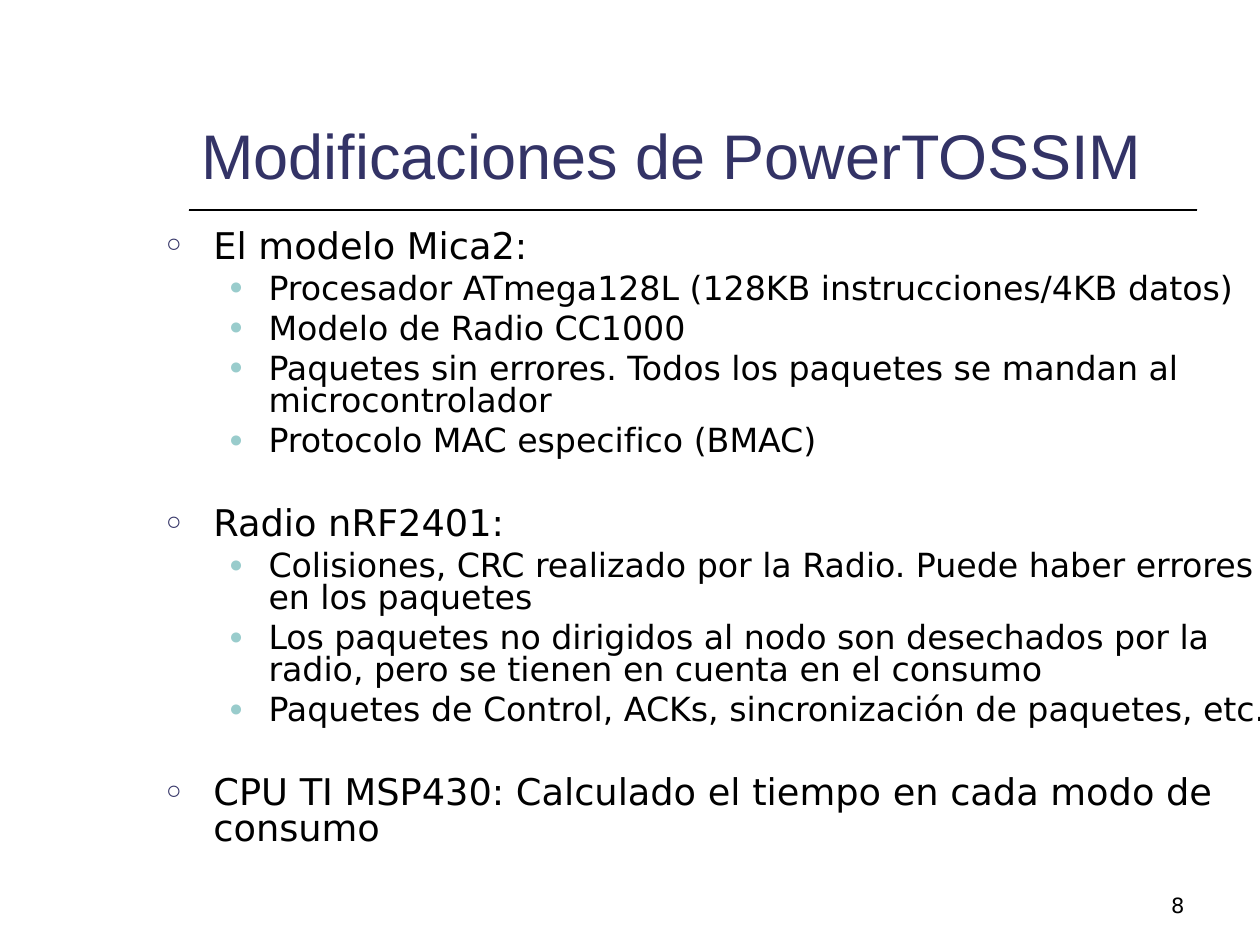
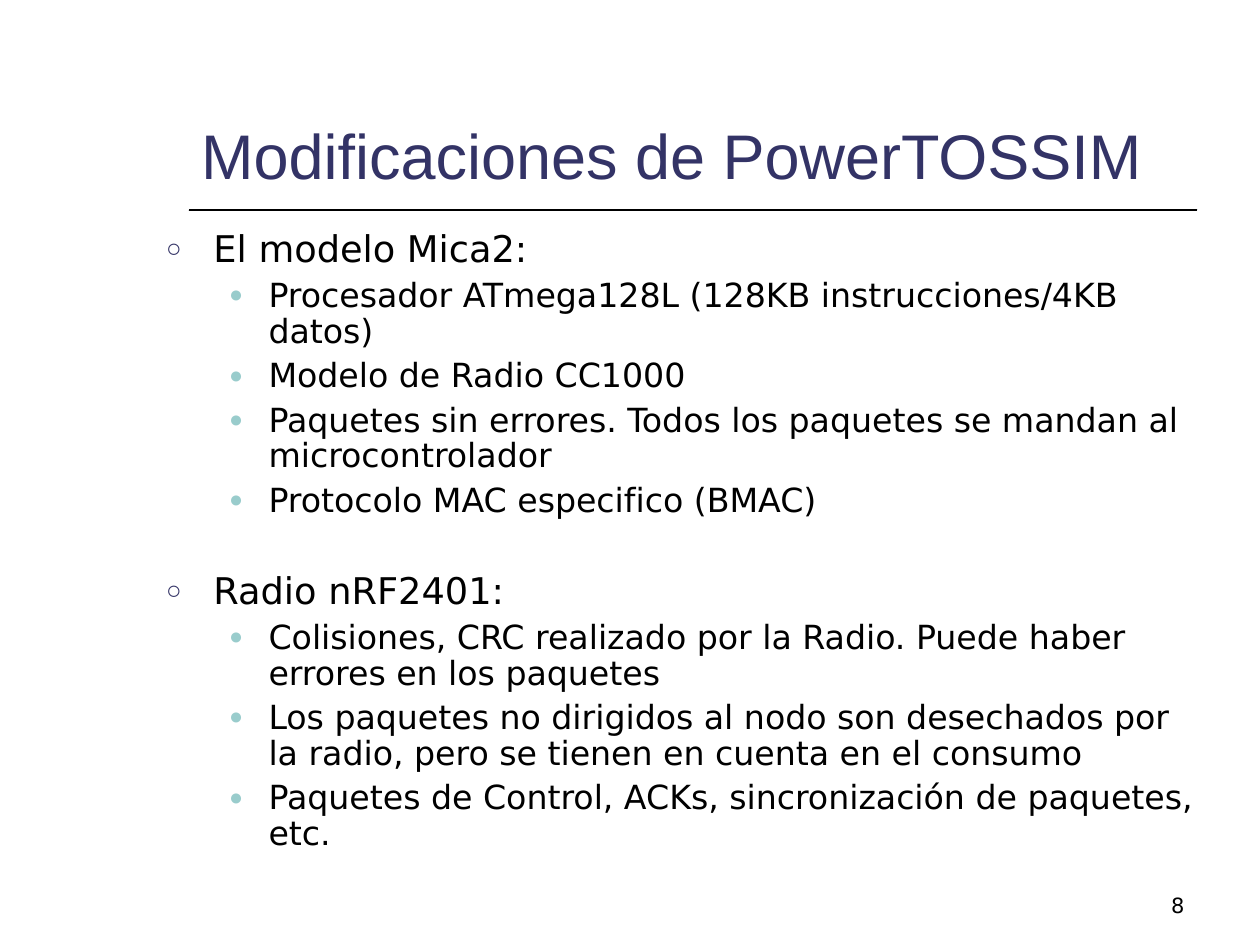
Before and after one commit to mmja/redsensores, a slide deck: slide 8 of Memoria/Consumo.ppt. Drawn at 1260x945 pixels with LibreOffice and Linux fonts; fonts in the diff are those of the drawing. Boxes give left, top, right and bottom in pixels: in the first picture for what was removed or moved away, otherwise in the second. Text is boxed around its words. In the diff, an @@ line names an element or a change of style, - is before the commit and + after.

```diff
--- a/Memoria/Consumo.ppt
+++ b/Memoria/Consumo.ppt
@@ text "El modelo Mica2:" at (x1=213, y1=234, x2=1193, y2=846): line spacing 0.8 to 0.9 @@
@@ text at (x1=213, y1=777, x2=1212, y2=842): paragraph removed @@
-○ CPU TI MSP430: Calculado el tiempo en cada modo de consumo
```
Also in this commit, not shown: 1 other slide changed.
